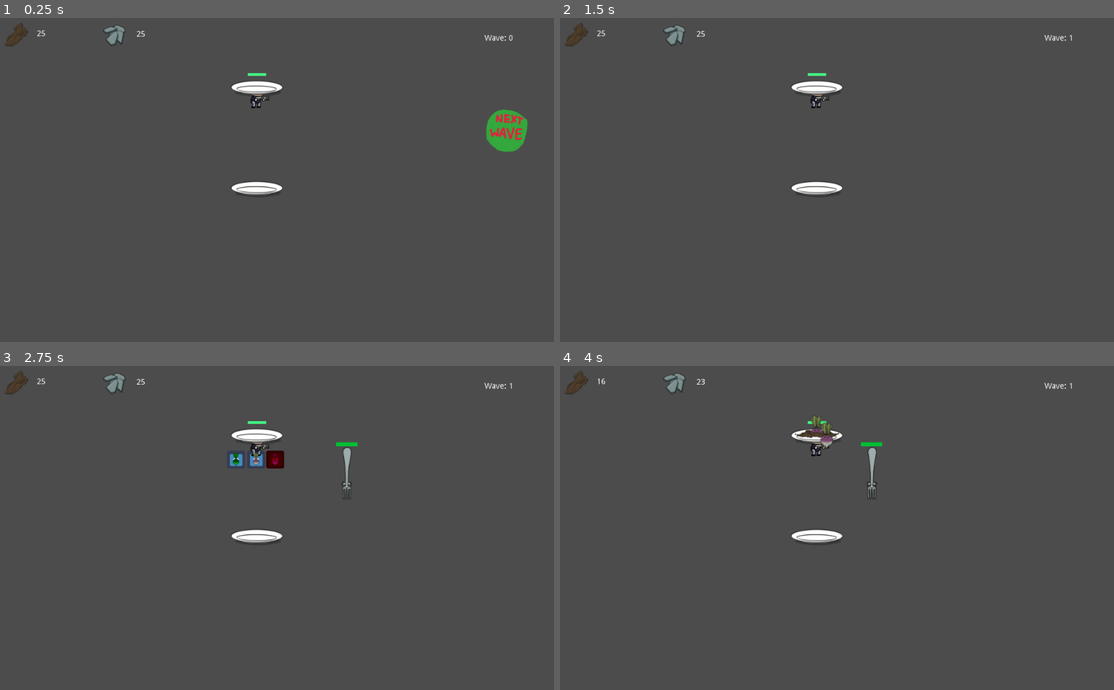
Above: before the commit, frames 1-4 (two rows, left to right).
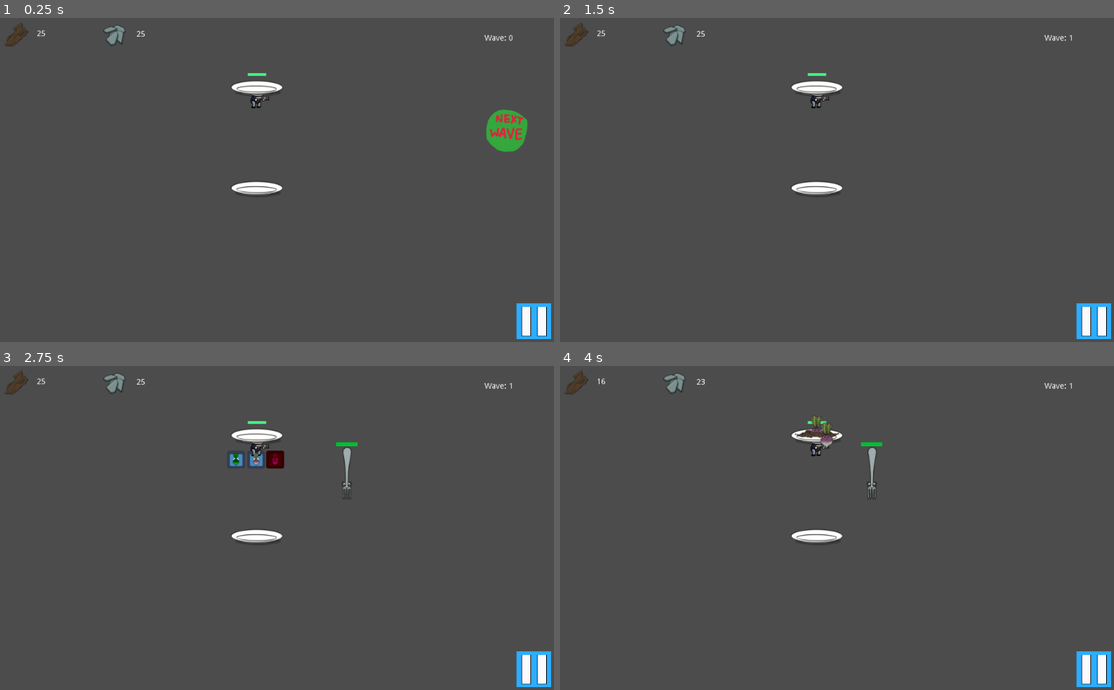
Above: after the commit, the same moments.

Repository: 1501-Intro-To-Game-Design/1501-final-project-2022-the-team-that-is-going-to-kill-thanos
Game: Godot game, scene res://Scenes/LevelScenes/Level.tscn
Same seed, same stepped clock (60 frames per second), same inputs: the game is played once before the commit and once after it. The engine's default icon, where the game draws it, is replaced by a stand-in: a white triangle on a blue panel in a dark square.
Inputs (mouse positions are in pixels of both pictures, inside the frame that each line leads up to):
- Up to frame 1 (0.25 s): no input
- Up to frame 2 (1.5 s): tap Enter at 0.5 s; drag from (1069, 131) to (814, 92) at 0.52 s; drag from (814, 192) to (814, 92) at 1.27 s
- Up to frame 3 (2.75 s): move the mouse to (254, 440) at 2.02 s; click (254, 440) at 2.17 s
- Up to frame 4 (4 s): drag from (814, 459) to (654, 472) at 2.77 s; drag from (814, 427) to (886, 472) at 3.52 s

The runs differ from the first frame. In frame 1, 0.7% of the frame differs, in the area x 93-100%, y 88-100%; in frame 2, 0.7%; in frame 3, 0.7%; in frame 4, 0.7%.

Commit message:
Pause button
can pause/resume at any time, with placeholder sprites

Diff:
--- a/Garden Guardians/Scenes/UI.tscn
+++ b/Garden Guardians/Scenes/UI.tscn
@@ -1,13 +1,17 @@
-[gd_scene load_steps=7 format=2]
+[gd_scene load_steps=9 format=2]
 
 [ext_resource path="res://Sprites/Wood.png" type="Texture" id=1]
 [ext_resource path="res://Scripts/UI.gd" type="Script" id=2]
 [ext_resource path="res://Sprites/Metal.png" type="Texture" id=3]
 [ext_resource path="res://Sounds/Burbs/Foley/GenaricPickup.wav" type="AudioStream" id=4]
 [ext_resource path="res://Sprites/NextRoundButton.png" type="Texture" id=5]
+[ext_resource path="res://Sprites/Pause.png" type="Texture" id=6]
 
 [sub_resource type="CircleShape2D" id=1]
 radius = 63.2471
+
+[sub_resource type="RectangleShape2D" id=2]
+extents = Vector2( 97.7464, 98.3415 )
 
 [node name="UI" type="CanvasLayer"]
 script = ExtResource( 2 )
@@ -72,5 +76,19 @@
 "_edit_use_anchors_": false
 }
 
+[node name="PauseButton" type="Sprite" parent="."]
+pause_mode = 2
+position = Vector2( 988, 563 )
+scale = Vector2( 0.312032, 0.320313 )
+texture = ExtResource( 6 )
+
+[node name="Area2D" type="Area2D" parent="PauseButton"]
+
+[node name="CollisionShape2D" type="CollisionShape2D" parent="PauseButton/Area2D"]
+position = Vector2( -1.60254, -1.56091 )
+scale = Vector2( 1, 1 )
+shape = SubResource( 2 )
+
 [connection signal="mouse_entered" from="NextButton/Area2D" to="." method="_on_Area2D_mouse_entered"]
 [connection signal="mouse_exited" from="NextButton/Area2D" to="." method="_on_Area2D_mouse_exited"]
+[connection signal="input_event" from="PauseButton/Area2D" to="." method="_on_Area2D_input_event"]
--- a/Garden Guardians/Scripts/UI.gd
+++ b/Garden Guardians/Scripts/UI.gd
@@ -3,6 +3,7 @@
 
 var wood = -1
 var metal = -1
+var paused = false
 
 var hovering = false
 signal nextRoundGo
@@ -50,3 +51,17 @@
 
 func updateRound(roundNum):
 	$Round.text = "Wave: " + String(roundNum)
+
+
+func _on_Area2D_input_event(viewport, event, shape_idx):
+	if event is InputEventMouseButton:
+		if event.button_index == BUTTON_LEFT:
+			if event.pressed:
+				if paused:
+					paused = false
+					get_tree().paused = false
+					$PauseButton.texture = load("res://Sprites/Pause.png")
+				else:
+					paused = true
+					get_tree().paused = true
+					$PauseButton.texture = load("res://Sprites/Play.png")
Binary file added: Garden Guardians/Sprites/Pause.png
Not shown, added: Garden Guardians/Sprites/Pause.png.import
Binary file added: Garden Guardians/Sprites/Play.png
Not shown, added: Garden Guardians/Sprites/Play.png.import
Not shown, added: Art WIP and Sources/Pause.pdn
Not shown, added: Art WIP and Sources/Play.pdn
